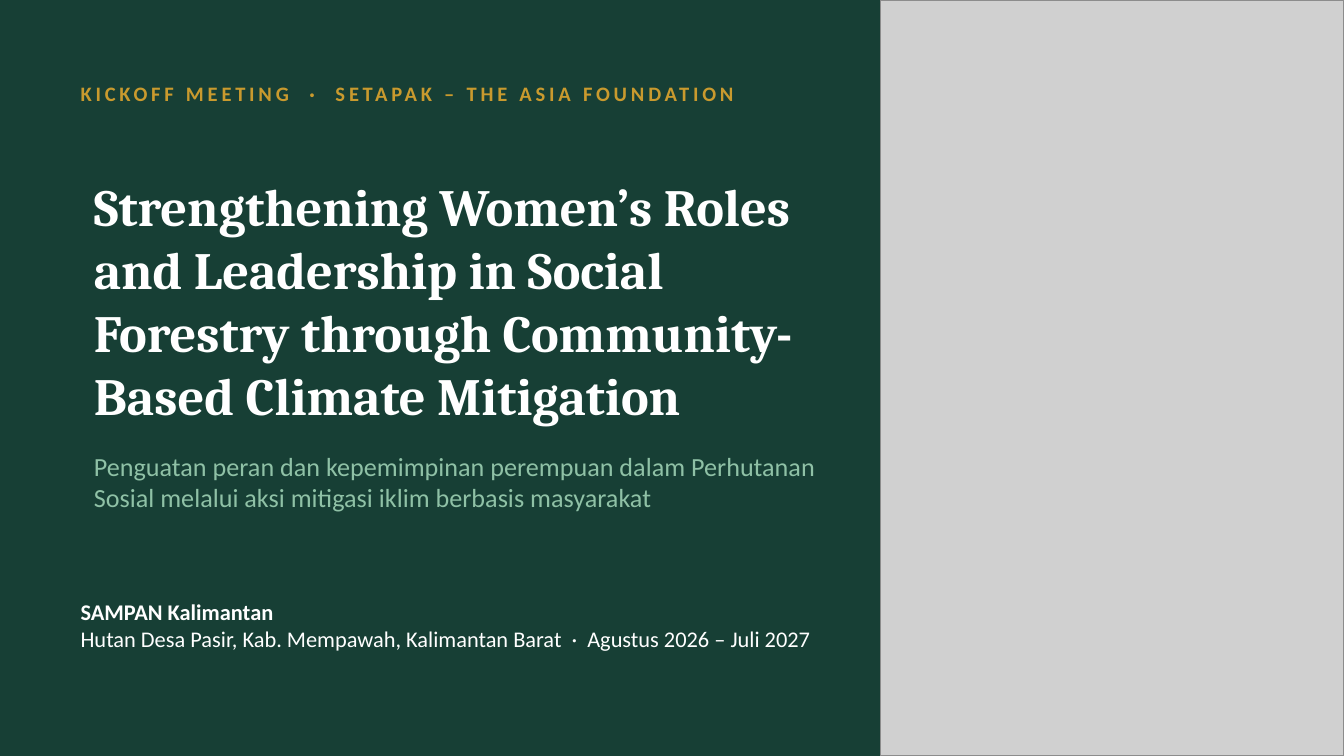
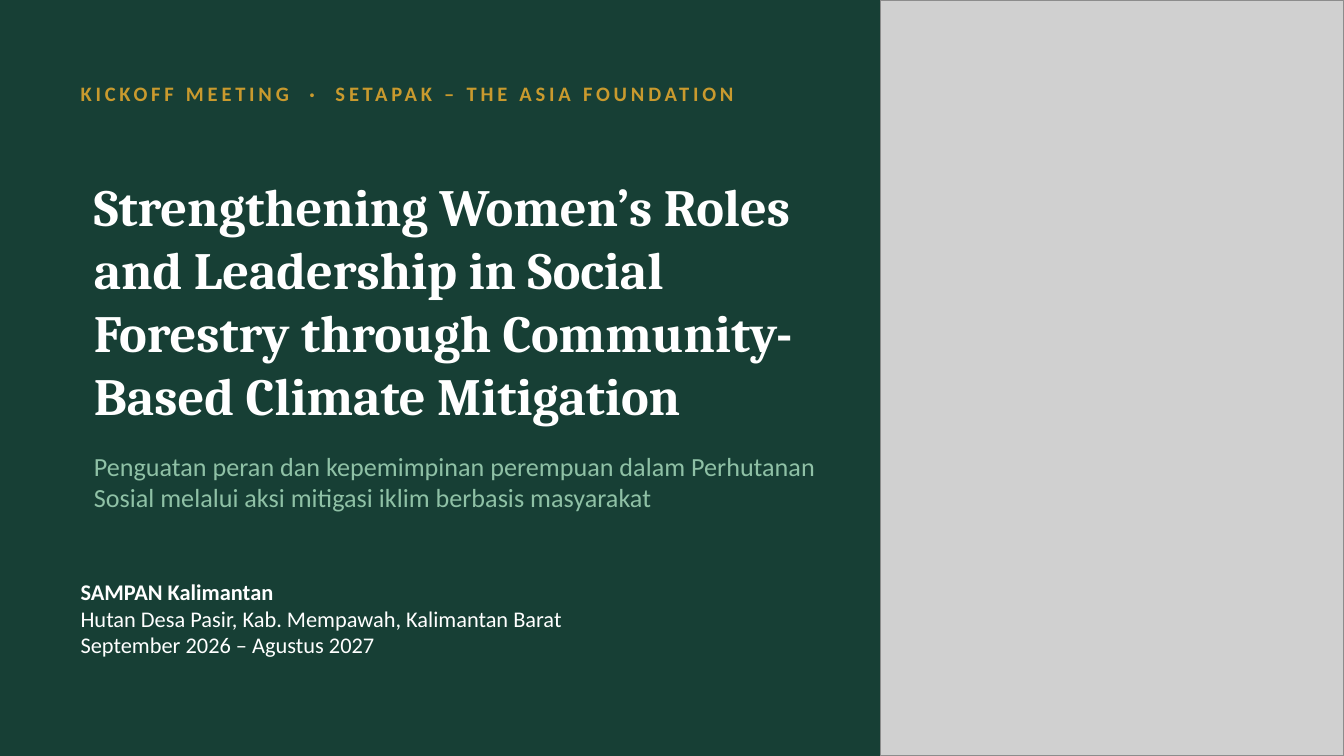
Before and after one commit to revoliaaa/revi, a slide deck: slide 1 of Kickoff_SETAPAK_SAMPAN_Kalimantan.pptx. Drawn at 1344x756 pixels with LibreOffice and Linux fonts; fonts in the diff are those of the drawing; grey boxes stand for pictures. Boxes give left, top, right and bottom in pixels: in the first picture for what was removed or moved away, otherwise in the second. Text is boxed around its words. In the diff, an @@ line names an element or a change of style, - is before the commit and + after.

```diff
--- a/Kickoff_SETAPAK_SAMPAN_Kalimantan.pptx
+++ b/Kickoff_SETAPAK_SAMPAN_Kalimantan.pptx
@@ text "SAMPAN Kalimantan": place and size @@
-text "SAMPAN Kalimantan" at (81,604,810,651)
+text "SAMPAN Kalimantan" at (81,584,561,657)
@@ text at (81,611,561,657): text changed @@
-Hutan Desa Pasir, Kab. Mempawah, Kalimantan Barat · Agustus 2026 – Juli 2027
+Hutan Desa Pasir, Kab. Mempawah, Kalimantan Barat
+September 2026 – Agustus 2027
```
Also in this commit, not shown: 5 other slides changed, 2 slides added, 1 slide removed.
